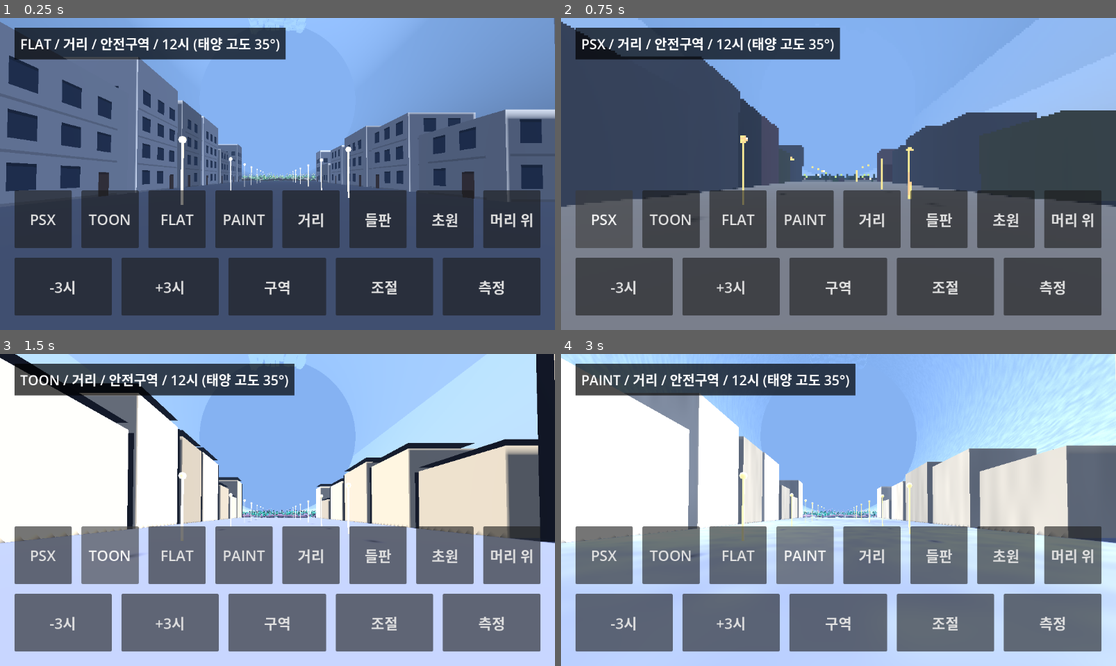
Above: before the commit, frames 1-4 (two rows, left to right).
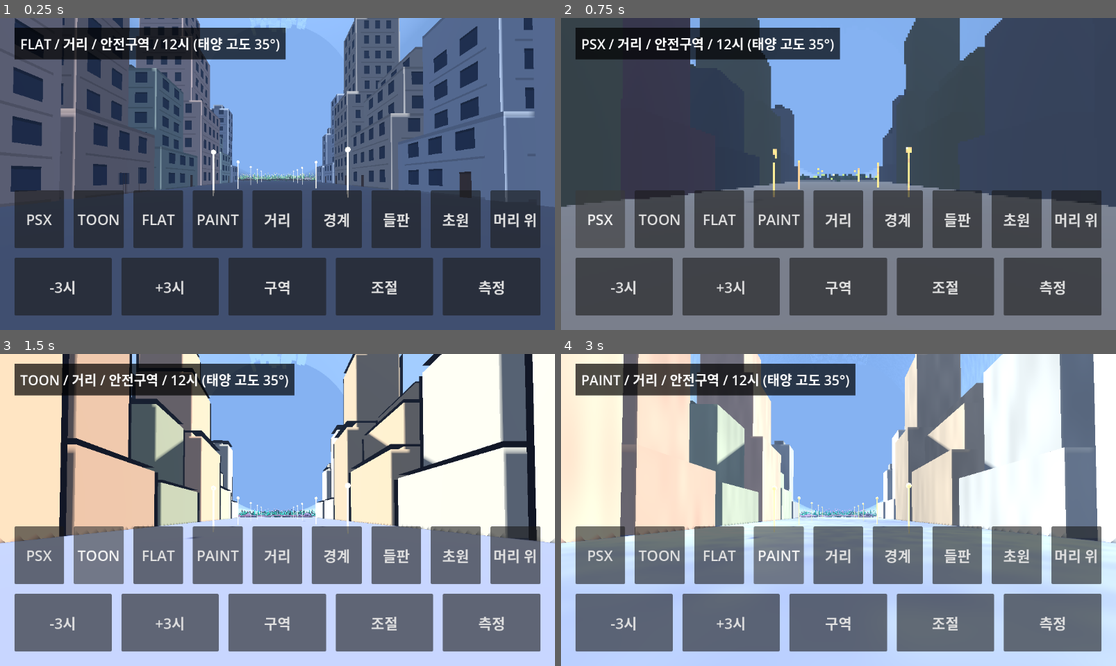
Above: after the commit, the same moments.

Repository: yeongkim0814-svg/habitat
Game: Godot game, scene res://spikes/m0_look/main.tscn
The game is run twice, just before and just after one commit, with the same random seed, the same clock (stepped at 60 frames per second) and the same inputs. This scene is started directly instead of the project's main scene.
Inputs:
- Up to frame 1 (0.25 s): no input
- Up to frame 2 (0.75 s): click "PSX" at 0.5 s
- Up to frame 3 (1.5 s): click "TOON" at 1.25 s
- Up to frame 4 (3 s): click "FLAT" at 2 s; click "PAINT" at 2.75 s

The runs differ from the first frame. In frame 1, 39% of the frame differs, in the area x 0-100%, y 0-74%; in frame 2, 23%; in frame 3, 45%; in frame 4, 44%.

Commit message:
feat(m0): 건물 형태 4종 조합(박스별 창 간격·층 높이), 경계 시점, 코니스 추가, 룩 심화 시험 2 (Closes #30)
Co-Authored-By: Claude Sonnet 5.5 <noreply@anthropic.com>
Claude-Session: https://claude.ai/code/session_01HASMSy8iY7SeiUjsU1YZyi

Diff:
--- /dev/null
+++ b/spikes/m0_look/buildings.gd
@@ -0,0 +1,75 @@
+extends RefCounted
+## M0 street buildings composed from unit boxes (one MultiMesh, D19). Four archetypes plus roof structures.
+## Each box carries its own storey height, bay width, window width and a door flag in INSTANCE_CUSTOM,
+## so the FLAT wall shader lays windows out per box. Boxes sit beside the street: x grows away from it.
+const NEAR := 16.0
+const TINTS: Array[Color] = [Color(1.0, 0.96, 0.9), Color(0.9, 0.95, 1.0), Color(1.0, 0.88, 0.82), Color(0.88, 0.96, 0.9)]
+const STOREYS: Array[float] = [3.0, 3.2, 3.6]
+
+static func part(c: Dictionary, x0: float, w: float, y0: float, h: float, z: float, d: float, doors: bool) -> Dictionary:
+	var side: float = c.side
+	return {
+		"xf": Transform3D(Basis.from_scale(Vector3(w, h, d)), Vector3(side * (NEAR + x0 + w * 0.5), y0 + h * 0.5, z)),
+		"color": c.tint,
+		"custom": Color(c.storey, c.bay, c.win, 1.0 if doors else 0.0),
+	}
+
+static func roof_box(c: Dictionary, rng: RandomNumberGenerator, x0: float, w: float, top: float, zc: float, d: float) -> Dictionary:
+	# Machine room or stair head: lower than one storey, so the wall shader draws no windows on it.
+	var rw := rng.randf_range(2.5, 4.0)
+	var rd := rng.randf_range(2.5, 4.0)
+	var p := part(c, x0 + rng.randf_range(0.5, maxf(0.6, w - rw - 0.5)), rw, top, 2.4, zc + rng.randf_range(-d * 0.25, d * 0.25), rd, false)
+	p.color = Color(c.tint).darkened(0.18)
+	p.custom = Color(0, 0, 0, 0)
+	return p
+
+static func block(c: Dictionary, rng: RandomNumberGenerator) -> Array[Dictionary]:
+	var h: float = c.floors * c.storey
+	var out: Array[Dictionary] = [part(c, 0.0, c.w, 0.0, h, c.zc, c.d, true)]
+	if rng.randf() < 0.7:
+		out.append(roof_box(c, rng, 0.0, c.w, h, c.zc, c.d))
+	return out
+
+static func podium_tower(c: Dictionary, rng: RandomNumberGenerator) -> Array[Dictionary]:
+	var ph: float = 2.0 * c.storey
+	var th: float = (c.floors + 1) * c.storey
+	return [
+		part(c, 0.0, c.w, 0.0, ph, c.zc, c.d, true),
+		part(c, 2.0, c.w - 4.0, ph, th, c.zc, c.d - 4.0, false),
+		roof_box(c, rng, 2.0, c.w - 4.0, ph + th, c.zc, c.d - 4.0),
+	]
+
+static func l_shape(c: Dictionary, rng: RandomNumberGenerator) -> Array[Dictionary]:
+	var d1: float = c.d * 0.55
+	var d2: float = c.d - d1
+	var z1: float = c.z0 + d1 * 0.5
+	var z2: float = c.z0 + d1 + d2 * 0.5
+	return [
+		part(c, 0.0, c.w, 0.0, c.floors * c.storey, z1, d1, true),
+		part(c, 0.0, c.w * 0.55, 0.0, maxf(2.0, c.floors - 1.0) * c.storey, z2, d2, true),
+		roof_box(c, rng, 0.0, c.w, c.floors * c.storey, z1, d1),
+	]
+
+static func stepped(c: Dictionary, rng: RandomNumberGenerator) -> Array[Dictionary]:
+	# Each tier steps back from the street side and loses a storey.
+	var out: Array[Dictionary] = []
+	var y := 0.0
+	for i in range(3):
+		var f := maxf(1.0, c.floors - i)
+		out.append(part(c, i * 2.5, c.w - i * 2.5, y, f * c.storey, c.zc, c.d - i * 2.0, i == 0))
+		y += f * c.storey
+	return out
+
+static func lot(rng: RandomNumberGenerator, side: float, z0: float, d: float) -> Array[Dictionary]:
+	var bay := rng.randf_range(2.6, 3.8)
+	var c := {
+		"side": side, "z0": z0, "d": d, "zc": z0 + d * 0.5,
+		"w": rng.randf_range(10.0, 16.0), "floors": float(rng.randi_range(3, 6)),
+		"tint": TINTS[rng.randi() % TINTS.size()].darkened(rng.randf_range(0.0, 0.22)),
+		"storey": STOREYS[rng.randi() % STOREYS.size()], "bay": bay, "win": bay * rng.randf_range(0.42, 0.55),
+	}
+	match rng.randi() % 4:
+		0: return block(c, rng)
+		1: return podium_tower(c, rng)
+		2: return l_shape(c, rng)
+		_: return stepped(c, rng)
--- a/spikes/m0_look/looks.gd
+++ b/spikes/m0_look/looks.gd
@@ -92,20 +92,22 @@
 shader_type spatial;
 // FLAT wall with windows, doors and floor lines drawn in metres on the building's own frame. Instances are unit boxes
 // scaled per building, so VERTEX * scale gives metres without UVs or extra meshes (MultiMesh stays, D19).
+// INSTANCE_CUSTOM = (storey height, bay width, window width, door flag); zero falls back to the uniforms.
 uniform vec4 base_color : source_color = vec4(1.0);
 uniform float emit = 0.0;
 uniform float night = 0.0;
-uniform float storey = 3.2;
-uniform float bay = 3.0;
-uniform vec2 win_size = vec2(1.5, 1.7);
+uniform float storey_default = 3.2;
+uniform float bay_default = 3.0;
 uniform vec4 glass_color : source_color = vec4(0.14, 0.2, 0.3, 1.0);
 uniform vec4 lit_color : source_color = vec4(1.0, 0.82, 0.5, 1.0);
 varying vec4 vcol;
 varying vec3 vloc;
 varying vec3 vsize;
 varying vec3 nloc;
+varying vec4 vcust;
 void vertex() {
 	vcol = COLOR;
+	vcust = INSTANCE_CUSTOM;
 	vsize = vec3(length(MODEL_MATRIX[0].xyz), length(MODEL_MATRIX[1].xyz), length(MODEL_MATRIX[2].xyz));
 	vloc = VERTEX * vsize + vec3(0.0, vsize.y * 0.5, 0.0);
 	nloc = NORMAL;
@@ -115,8 +117,12 @@
 	NORMAL = normalize(cross(dFdx(VERTEX), dFdy(VERTEX)));
 	vec3 col = base_color.rgb * vcol.rgb;
 	vec3 emis = vec3(0.0);
-	// Interpolated varyings carry ~1e-7 noise; rounding keeps floor() and the hash below stable per building.
+	// Interpolated varyings carry ~1e-7 noise; rounding keeps floor() and the hash below stable per box.
 	vec3 sz = floor(vsize * 64.0 + 0.5) / 64.0;
+	vec4 cu = floor(vcust * 64.0 + 0.5) / 64.0;
+	float storey = cu.x > 0.5 ? cu.x : storey_default;
+	float bay = cu.y > 0.5 ? cu.y : bay_default;
+	vec2 win_size = vec2(cu.z > 0.2 ? cu.z : 1.5, storey * 0.53);
 	if (abs(nloc.y) < 0.5) {
 		bool along_z = abs(nloc.x) > 0.5;
 		float len = along_z ? sz.z : sz.x;
@@ -125,14 +131,15 @@
 		float nf = floor(sz.y / storey);
 		float pu = (u - (len - nb * bay) * 0.5) / bay;
 		float pv = vloc.y / storey;
+		col *= 1.0 - 0.14 * step(sz.y - 0.35, vloc.y);
 		if (pu >= 0.0 && pu < nb && pv < nf) {
 			vec2 cell = vec2(floor(pu), floor(pv));
 			vec2 f = vec2(fract(pu) * bay, fract(pv) * storey);
-			vec2 lo = vec2((bay - win_size.x) * 0.5, 0.9);
+			vec2 lo = vec2((bay - win_size.x) * 0.5, storey * 0.28);
 			vec2 hi = lo + win_size;
-			float seed = hash(sz.xz + vec2(along_z ? 1.0 : 0.0, 0.0));
+			float seed = hash(sz.xz + vec2(along_z ? 1.0 : 0.0, cu.x + cu.y));
 			float fade = 1.0 - smoothstep(70.0, 150.0, length(VERTEX));
-			bool door = cell.y < 0.5 && mod(cell.x + floor(seed * 3.0), 3.0) < 0.5;
+			bool door = cu.w > 0.5 && cell.y < 0.5 && mod(cell.x + floor(seed * 3.0), 3.0) < 0.5;
 			if (door) {
 				lo = vec2((bay - 1.1) * 0.5, 0.0);
 				hi = lo + vec2(1.1, 2.2);
--- a/spikes/m0_look/stage.gd
+++ b/spikes/m0_look/stage.gd
@@ -4,6 +4,7 @@
 const Looks = preload("res://spikes/m0_look/looks.gd")
 const Cylinder = preload("res://spikes/s2_cylinder/cylinder.gd")
 const Nature = preload("res://spikes/m0_look/nature.gd")
+const Buildings = preload("res://spikes/m0_look/buildings.gd")
 const HALF_X := 25.0
 const RING_HALF_LENGTH := 2500.0 # look-dev only: the real habitat is long; S2's 200 m ring would show sky past its ends.
 const FLOOR_LIFT := 0.45 # floor curves up 0.31 m at x = 25 (R = 1000); the stage ground sits above it.
@@ -11,16 +12,19 @@
 static func origin() -> Vector3:
 	return Vector3(0, -Cylinder.R, 0)
 
-static func multimesh(mesh: Mesh, material: Material, xforms: Array[Transform3D], colors: Array[Color] = []) -> MultiMeshInstance3D:
+static func multimesh(mesh: Mesh, material: Material, xforms: Array[Transform3D], colors: Array[Color] = [], custom: Array[Color] = []) -> MultiMeshInstance3D:
 	var mm := MultiMesh.new()
 	mm.transform_format = MultiMesh.TRANSFORM_3D
 	mm.use_colors = not colors.is_empty()
+	mm.use_custom_data = not custom.is_empty()
 	mm.mesh = mesh
 	mm.instance_count = xforms.size()
 	for i in range(xforms.size()):
 		mm.set_instance_transform(i, xforms[i])
 		if mm.use_colors:
 			mm.set_instance_color(i, colors[i])
+		if mm.use_custom_data:
+			mm.set_instance_custom_data(i, custom[i])
 	var node := MultiMeshInstance3D.new()
 	node.multimesh = mm
 	node.material_override = material
@@ -59,25 +63,26 @@
 	return node
 
 static func street(look: String, rng: RandomNumberGenerator, root: Node3D) -> void:
-	root.add_child(ground(look, "street", -95.0, -3.0, 0.0))
+	root.add_child(ground(look, "street", -95.0, 3.0, 0.0))
 	var box := BoxMesh.new()
 	var walls: Array[Transform3D] = []
 	var wall_colors: Array[Color] = []
+	var wall_custom: Array[Color] = []
 	var lamps: Array[Transform3D] = []
 	var bulbs: Array[Transform3D] = []
 	for row in range(2):
 		var side := -1.0 if row == 0 else 1.0
 		var z := -92.0
 		while z < -8.0:
-			var w := rng.randf_range(8.0, 14.0)
-			var h := rng.randf_range(6.0, 16.0)
-			var d := rng.randf_range(8.0, 12.0)
-			walls.append(Transform3D(Basis.from_scale(Vector3(w, h, d)), Vector3(side * (16.0 + w * 0.5), h * 0.5, z + d * 0.5)))
-			wall_colors.append(Color.WHITE.darkened(rng.randf_range(0.0, 0.25)))
+			var d := rng.randf_range(10.0, 16.0)
+			for p in Buildings.lot(rng, side, z, d):
+				walls.append(p.xf)
+				wall_colors.append(p.color)
+				wall_custom.append(p.custom)
 			lamps.append(Transform3D(Basis.from_scale(Vector3(0.12, 4.0, 0.12)), Vector3(side * 6.0, 2.0, z + 3.0)))
 			bulbs.append(Transform3D(Basis.from_scale(Vector3(0.5, 0.5, 0.5)), Vector3(side * 6.0, 4.1, z + 3.0)))
 			z += d + rng.randf_range(1.0, 3.0)
-	root.add_child(multimesh(box, Looks.material(look, "wall", true), walls, wall_colors))
+	root.add_child(multimesh(box, Looks.material(look, "wall", true), walls, wall_colors, wall_custom))
 	root.add_child(multimesh(box, Looks.material(look, "lamp"), lamps))
 	var sphere := SphereMesh.new()
 	sphere.radial_segments = 6
--- a/spikes/m0_look/world.gd
+++ b/spikes/m0_look/world.gd
@@ -6,8 +6,8 @@
 const Kit = preload("res://spikes/m0_look/ui_kit.gd")
 const TuningPanel = preload("res://spikes/m0_look/tuning_panel.gd")
 const Cylinder = preload("res://spikes/s2_cylinder/cylinder.gd")
-const VIEWS: Array[String] = ["street", "field", "meadow", "overhead"]
-const VIEW_NAMES := {"street": "거리", "field": "들판", "meadow": "초원", "overhead": "머리 위"}
+const VIEWS: Array[String] = ["street", "boundary", "field", "meadow", "overhead"]
+const VIEW_NAMES := {"street": "거리", "boundary": "경계", "field": "들판", "meadow": "초원", "overhead": "머리 위"}
 const ZONE_NAMES := {"safe": "안전구역", "danger": "오염구역"}
 const BENCH_FRAMES := 90
 const BENCH_SKIP := 12
@@ -110,7 +110,7 @@
 	floor_root.transform = floor_xform()
 	content.add_child(floor_root)
 	Stage.street(look, rng, floor_root)
-	if view == "meadow":
+	if uses_meadow(view):
 		Stage.meadow(look, rng, floor_root)
 	else:
 		Stage.field(look, rng, floor_root)
@@ -144,16 +144,23 @@
 	env.fog_density = panel.value("fog")
 	label.text = "%s / %s / %s / %02d시 (태양 고도 %d°)" % [Looks.NAMES[look], VIEW_NAMES[view], ZONE_NAMES[zone], int(hour), int(elev)]
 
+func uses_meadow(v: String) -> bool:
+	return v == "meadow" or v == "boundary"
+
 func place_camera() -> void:
 	var xf := floor_xform()
 	var up := xf.basis * Vector3.UP
-	var amp := 1.0 if view == "meadow" else 1.8
+	var amp := 1.0 if uses_meadow(view) else 1.8
 	var eye := Vector3(0, 1.7, 4)
 	var target := Vector3(0, 2.0, 60)
 	match view:
 		"street":
 			eye = Vector3(0, 1.7, -92)
 			target = Vector3(0, 3.0, -20)
+		"boundary":
+			# Street buildings on both sides, the meadow beyond the street end: one frame to judge how they fit.
+			eye = Vector3(0, 1.7, -50)
+			target = Vector3(0, 5.0, 40)
 		"overhead":
 			eye = Vector3(0, 1.7, -30)
 			target = Vector3(150, 900, 0)
@@ -203,7 +210,7 @@
 
 func set_view(id: String) -> void:
 	if bench_queue.is_empty():
-		var rebuild_needed := (id == "meadow") != (view == "meadow")
+		var rebuild_needed := uses_meadow(id) != uses_meadow(view)
 		view = id
 		if rebuild_needed:
 			rebuild()
--- a/tests/m0/run.gd
+++ b/tests/m0/run.gd
@@ -3,6 +3,7 @@
 const Looks = preload("res://spikes/m0_look/looks.gd")
 const Stage = preload("res://spikes/m0_look/stage.gd")
 const Sun = preload("res://spikes/m0_look/sun.gd")
+const Buildings = preload("res://spikes/m0_look/buildings.gd")
 const Tuning = preload("res://spikes/m0_look/tuning.gd")
 const TuningPanel = preload("res://spikes/m0_look/tuning_panel.gd")
 const ROLES: Array[String] = ["street", "wall", "lamp", "soil", "rock", "stalk", "frond", "bulb", "ceiling", "meadow", "grass", "leaf", "conifer", "trunk"]
@@ -55,6 +56,7 @@
 	test_sun()
 	test_tuning()
 	test_flat_wall()
+	test_buildings()
 	print("M0 tests: %s" % ("OK" if failures == 0 else "%d FAILED" % failures))
 	quit(1 if failures > 0 else 0)
 
@@ -119,3 +121,31 @@
 	Looks.set_night(0.0)
 	check(is_equal_approx(wall.get_shader_parameter("night"), 0.0), "set_night(0) turns lit windows off")
 	Looks.live.clear()
+
+func test_buildings() -> void:
+	var rng := RandomNumberGenerator.new()
+	rng.seed = 3
+	var kinds := {}
+	for i in range(200):
+		var parts := Buildings.lot(rng, -1.0 if i % 2 == 0 else 1.0, -90.0, 12.0)
+		kinds[parts.size()] = true
+		check(parts.size() >= 1 and parts.size() <= 4, "a lot is 1-4 boxes (got %d)" % parts.size())
+		for p in parts:
+			var scale: Vector3 = p.xf.basis.get_scale()
+			check(scale.x > 0.0 and scale.y > 0.0 and scale.z > 0.0, "box has a size")
+			check(p.xf.origin.y - scale.y * 0.5 > -0.001, "box does not sink below the street")
+			check(absf(p.xf.origin.x) >= Buildings.NEAR, "box stays behind the street edge")
+	check(kinds.size() >= 3, "archetypes differ in box count (got %d kinds)" % kinds.size())
+	var a := RandomNumberGenerator.new()
+	var b := RandomNumberGenerator.new()
+	a.seed = 9
+	b.seed = 9
+	check(Buildings.lot(a, 1.0, 0.0, 12.0).size() == Buildings.lot(b, 1.0, 0.0, 12.0).size(), "lots are deterministic per seed")
+	var root := Node3D.new()
+	Stage.street("flat", rng, root)
+	var found := false
+	for child in root.get_children():
+		if child is MultiMeshInstance3D and (child as MultiMeshInstance3D).multimesh.use_custom_data:
+			found = true
+	check(found, "street walls carry per-box custom data")
+	root.free()
Not shown, changed: ARCHITECTURE.md
Not shown, changed: docs/spikes/M0_LOOK.md
